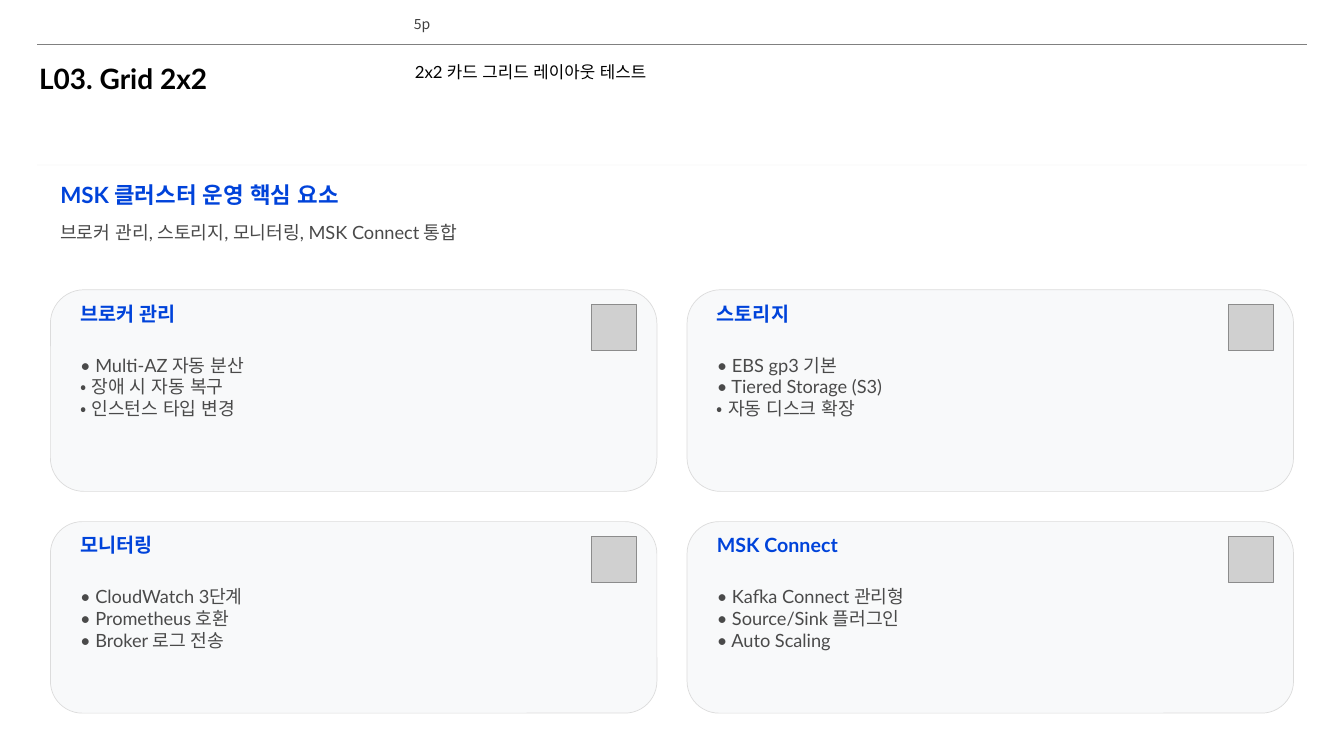
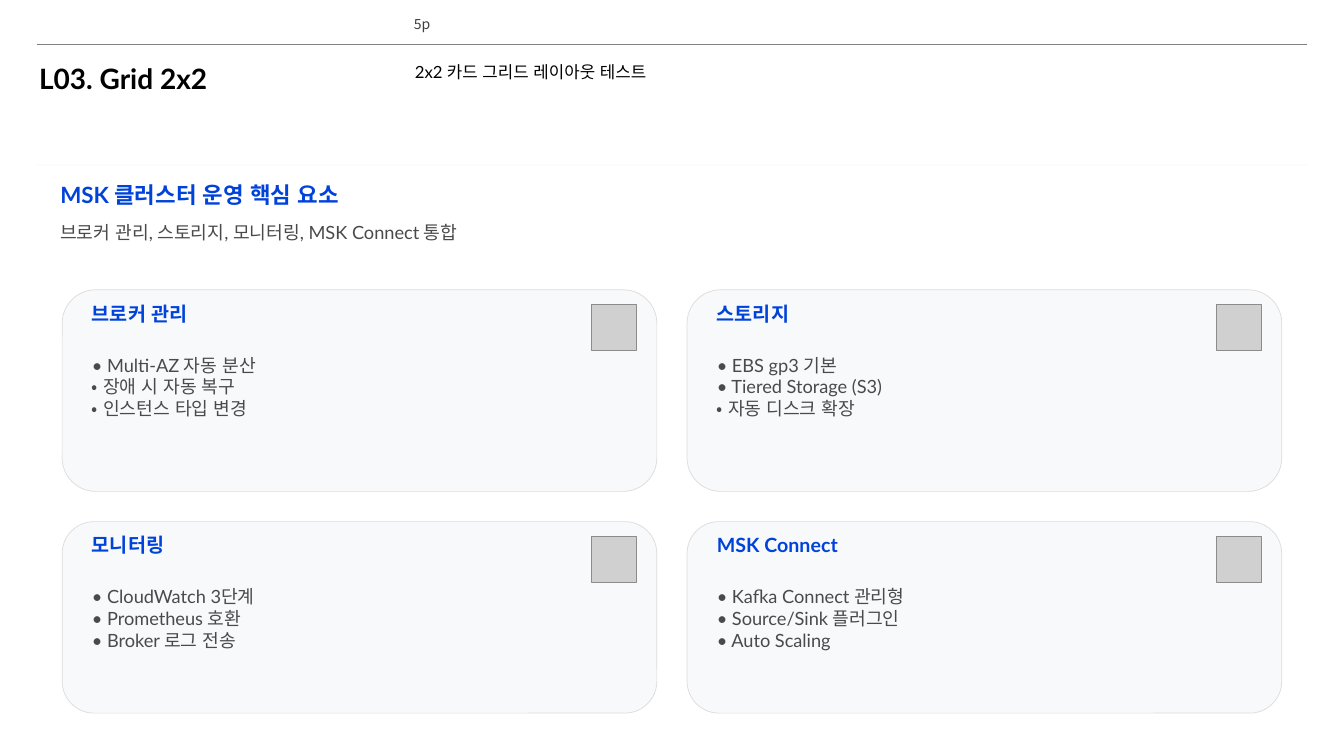
Before and after one commit to lhs6395-hslee/project-steer, a slide deck: slide 5 of results/pptx/AWS_MSK_Expert_Intro.pptx. Drawn at 1344x756 pixels with LibreOffice and Linux fonts; fonts in the diff are those of the drawing; grey boxes stand for pictures; background and template pictures are left out. Boxes give left, top, right and bottom in pixels: in the first picture for what was removed or moved away, otherwise in the second. Text is boxed around its words. In the diff, an @@ line names an element or a change of style, - is before the commit and + after.

```diff
--- a/results/pptx/AWS_MSK_Expert_Intro.pptx
+++ b/results/pptx/AWS_MSK_Expert_Intro.pptx
@@ rounded rectangle: place and size @@
-rounded rectangle at bbox=[50, 290, 657, 492]
+rounded rectangle at bbox=[63, 290, 657, 492]
@@ rounded rectangle: place and size @@
-rounded rectangle at bbox=[688, 290, 1295, 492]
+rounded rectangle at bbox=[688, 290, 1282, 492]
@@ picture: place and size @@
-picture at bbox=[1228, 304, 1273, 350]
+picture at bbox=[1217, 304, 1262, 350]
@@ rounded rectangle: place and size @@
-rounded rectangle at bbox=[50, 521, 657, 713]
+rounded rectangle at bbox=[63, 521, 657, 713]
@@ rounded rectangle: place and size @@
-rounded rectangle at bbox=[688, 521, 1295, 713]
+rounded rectangle at bbox=[688, 521, 1282, 713]
@@ picture: place and size @@
-picture at bbox=[1228, 537, 1273, 583]
+picture at bbox=[1217, 537, 1262, 583]
@@ 4 texts: place and size @@
-4 texts at bbox=[80, 304, 244, 649]
+4 texts at bbox=[92, 304, 255, 649]
```
Also in this commit, not shown: 18 other slides changed, 3 other files.
